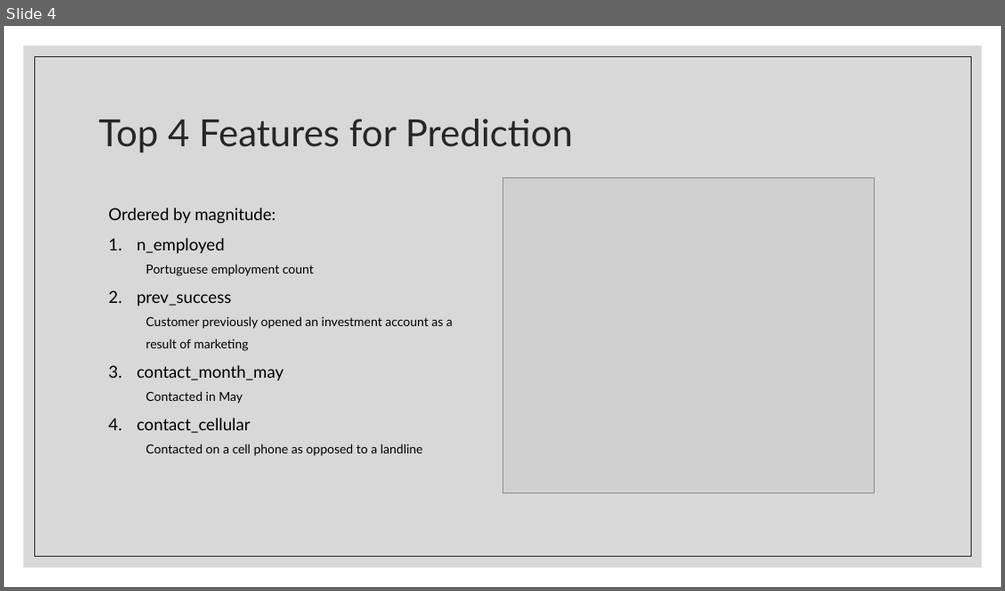
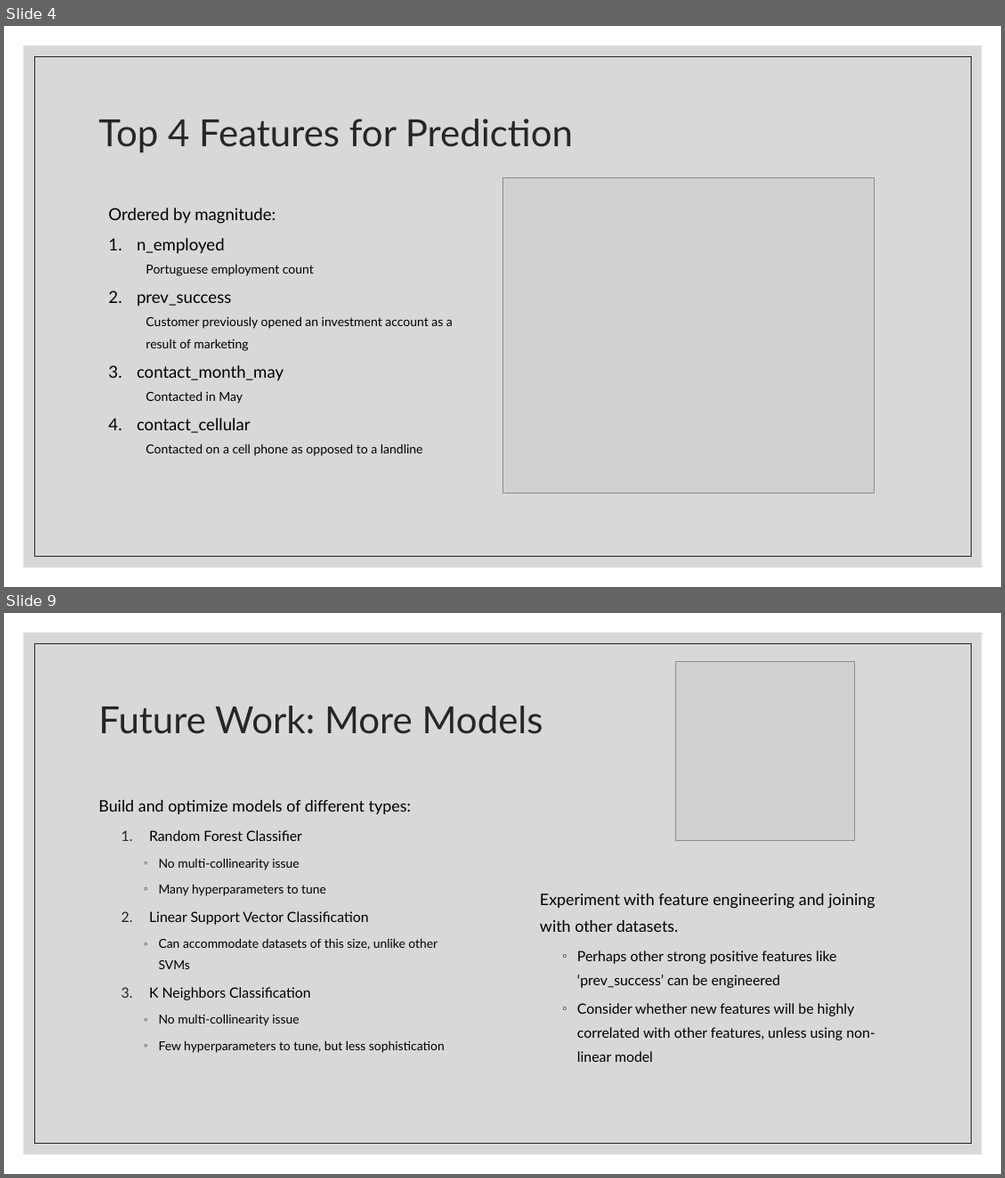
Before and after one commit to ndgigliotti/dsc-phase-3-project, a slide deck: presentation/predicting_bank_telemarketing_sales.pptx. Shown one above the other, each under a label of ours: slide 4 before the commit, slides 4 and 9 after it; the slides between them are not shown. The pictures are 1005x591 and 1005x1178 pixels, drawn with LibreOffice and Linux fonts; fonts in the diff are those of the drawing; grey boxes stand for pictures. Boxes give left, top, right and bottom in pixels: in the first picture for what was removed or moved away, otherwise in the second. Text is boxed around its words. In the diff, an @@ line names an element or a change of style, - is before the commit and + after.

```diff
--- a/presentation/predicting_bank_telemarketing_sales.pptx
+++ b/presentation/predicting_bank_telemarketing_sales.pptx
@@ slide 9 added at bbox=[4, 613, 1001, 1174], background #FFFFFF; not listed: 2 template elements that a slide beside it also shows @@
@@ picture added at bbox=[676, 662, 854, 840] @@
@@ title added at bbox=[98, 706, 543, 734], 36 pt, text #262626 @@
+Future Work: More Models
@@ text added at bbox=[98, 800, 445, 1053], 11.9 pt, text #000000 @@
+Build and optimize models of different types:
+  1. Random Forest Classifier
+    ◦ No multi-collinearity issue
+    ◦ Many hyperparameters to tune
+  2. Linear Support Vector Classification
+    ◦ Can accommodate datasets of this size, unlike other SVMs
+  3. K Neighbors Classification
+    ◦ No multi-collinearity issue
+    ◦ Few hyperparameters to tune, but less sophistication
@@ text added at bbox=[540, 893, 875, 1062], 13.6 pt, text #000000 @@
+Experiment with feature engineering and joining with other datasets.
+  ◦ Perhaps other strong positive features like ‘prev_success’ can be engineered
+  ◦ Consider whether new features will be highly correlated with other features, unless using non-linear model
```
Also in this commit, not shown: 2 slides changed, 3 other slides added, 1 slide removed, 7 other files.
